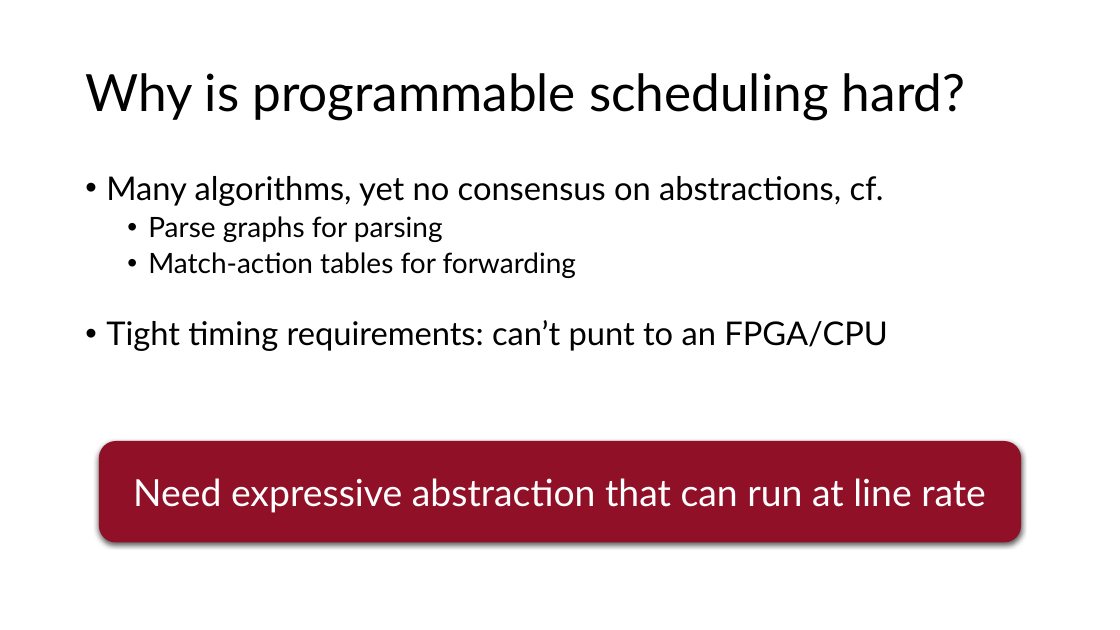
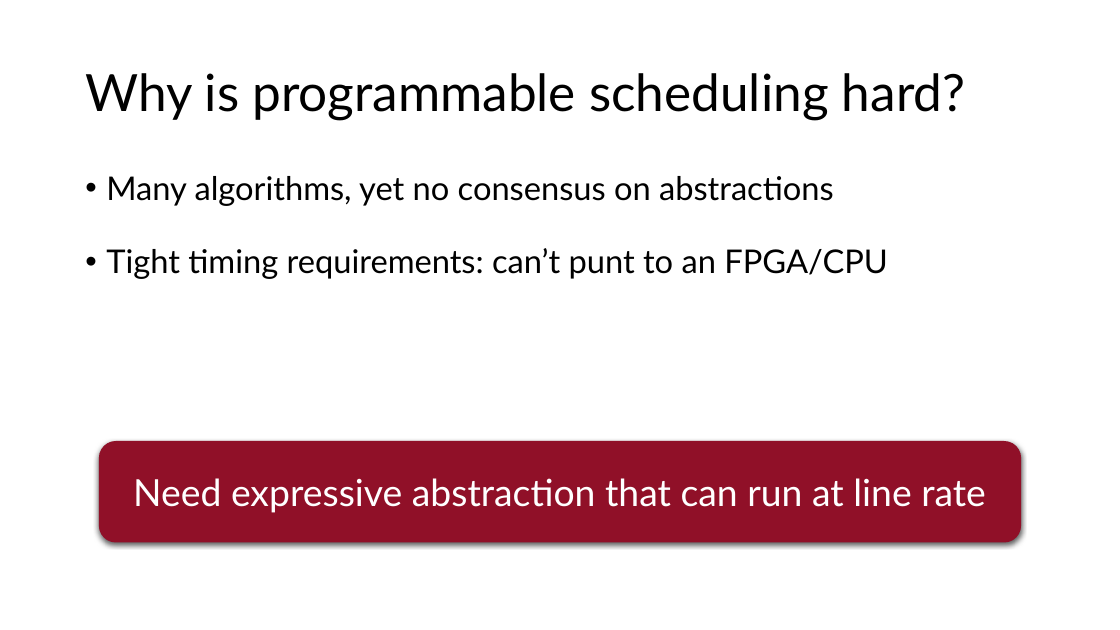
Before and after one commit to anirudhSK/pifo-domino-marple-ppts, a slide deck: slide 9 of combined_domino_pifo.pptx. Drawn at 1120x630 pixels with LibreOffice and Linux fonts; fonts in the diff are those of the drawing. Boxes give left, top, right and bottom in pixels: in the first picture for what was removed or moved away, otherwise in the second. Text is boxed around its words. In the diff, an @@ line names an element or a change of style, - is before the commit and + after.

```diff
--- a/combined_domino_pifo.pptx
+++ b/combined_domino_pifo.pptx
@@ text at (106,176,834,206): text changed; size 24 to 28 pt @@
-• Many algorithms, yet no consensus on abstractions, cf.
-  • Parse graphs for parsing
-  • Match-action tables for forwarding
+• Many algorithms, yet no consensus on abstractions
```
Also in this commit, not shown: 2 other slides changed.
